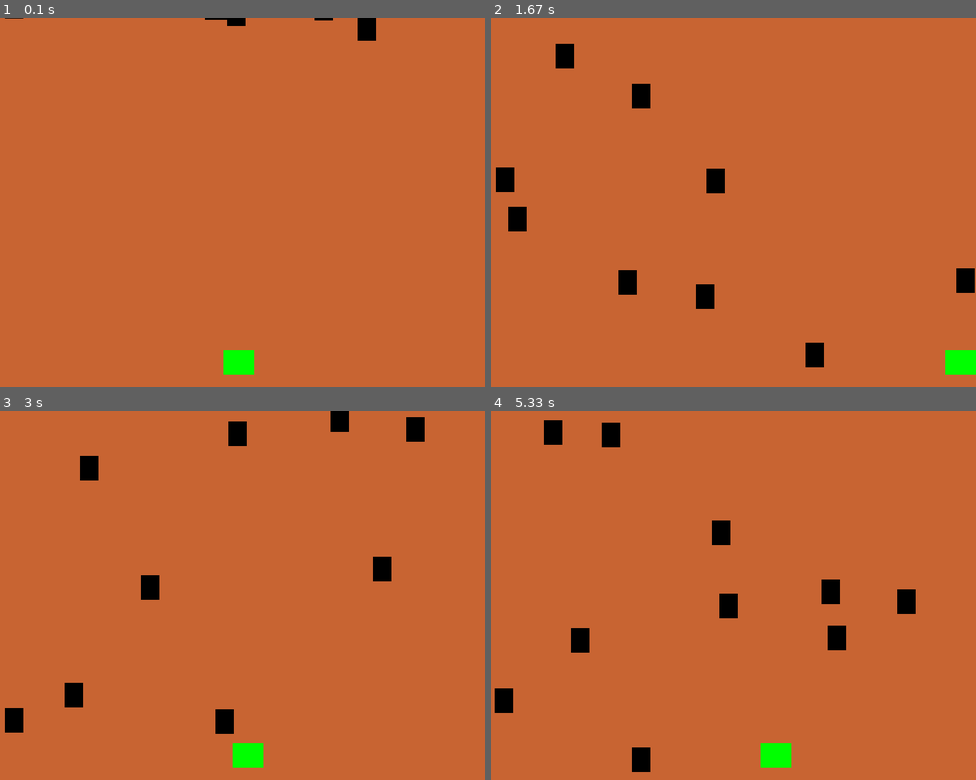
Above: before the commit, frames 1-4 (two rows, left to right).
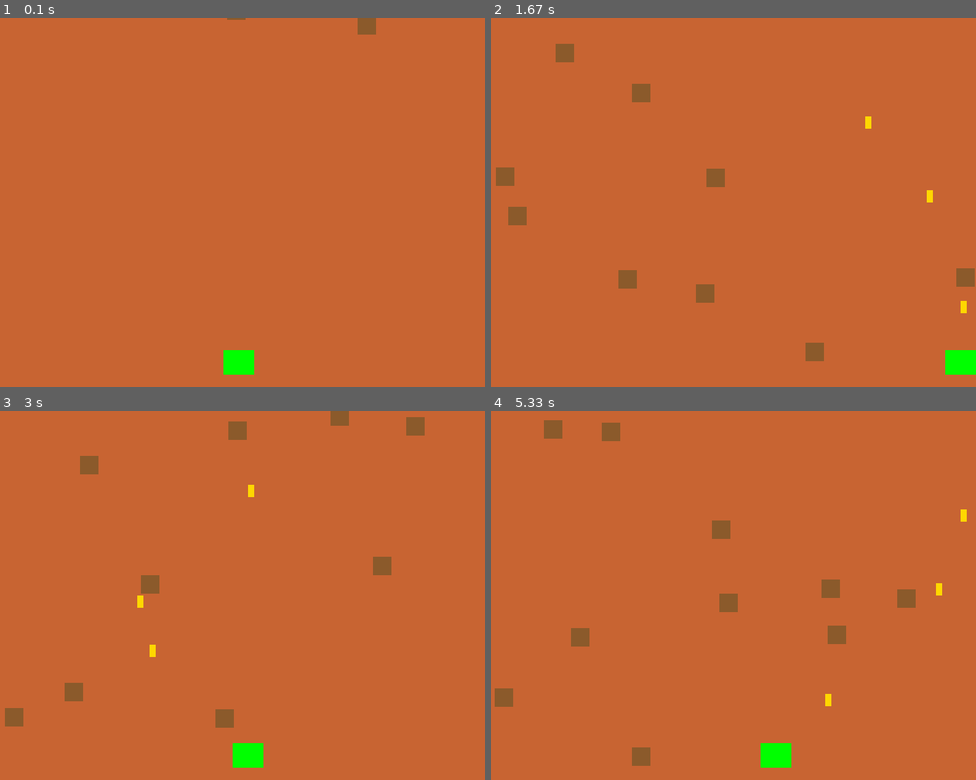
Above: after the commit, the same moments.

Repository: st10083010/pygame
Game: pygame game, started from MainGame.py
Same seed, same stepped clock (60 frames per second), same inputs: the game is played once before the commit and once after it.
Inputs:
- Up to frame 1 (0.1 s): no input
- Up to frame 2 (1.67 s): tap Space at 0.33, 0.73, 1.03, 1.23, 1.53 s; hold Right 0.67-1.13 s; hold Right 1.17-1.63 s
- Up to frame 3 (3 s): hold Left 1.67-2.2 s; tap Space at 1.73, 2.03, 2.3, 2.6, 2.73 s; hold Left 2.23-2.63 s; hold Right from 2.67 s (still down)
- Up to frame 4 (5.33 s): tap Space at 3.03, 3.4, 3.7, 3.9, 4.2, 4.4, 4.7, 4.9, 5.2 s; release Right at 3.3 s; hold Left 3.33-3.8 s; hold Right 3.83-4.3 s; hold Right 4.33-4.8 s; hold Left from 4.83 s (still down)

The runs differ from the first frame. In frame 1, 0.4% of the frame differs, in the area x 1-78%, y 0-7%; in frame 2, 2.4%; in frame 3, 2.4%; in frame 4, 2.7%, in the area x 0-99%, y 2-98%.

Commit message:
update: README,MainGame,Bullet

Diff:
--- /dev/null
+++ b/Bullet.py
@@ -0,0 +1,25 @@
+import pygame
+
+WIDTH = 800
+HEIGHT = 600
+
+bulletColor = (255, 215, 0)
+bulletSpeed = -10
+
+
+class Bullet(pygame.sprite.Sprite):
+    def __init__(self, x, y):
+        pygame.sprite.Sprite.__init__(self)  # 引入預設函式
+        self.image = pygame.Surface((10, 20))  # 圖像面積
+        self.image.fill(bulletColor)  # 圖像顏色
+
+        self.rect = self.image.get_rect()  # 定位
+        self.rect.x = x  # 座標
+        self.rect.y = y
+
+        self.speedy = bulletSpeed  # Y 軸速度控制
+
+    def update(self):
+        self.rect.y += self.speedy
+        if self.rect.bottom < 0:
+            self.kill()  # 當條件達成，檢查所有Sprite群組，當有Bullet在裡面，就會把它移除
--- a/MainGame.py
+++ b/MainGame.py
@@ -2,6 +2,8 @@
 
 import pygame
 import Rock
+import Bullet
+
 
 FPS = 60
 TITLE = pygame.display.set_caption("game")  # 標題
@@ -9,6 +11,8 @@
 HEIGHT = 600
 
 backgroundColor = (200, 100, 50)
+playerColor = (0, 255, 0)
+
 
 pygame.init()  # 遊戲初始化
 
@@ -20,7 +24,7 @@
     def __init__(self):
         pygame.sprite.Sprite.__init__(self)  # 引入預設函式
         self.image = pygame.Surface((50, 40))  # 玩家面積
-        self.image.fill((0, 255, 0))  # 玩家顏色
+        self.image.fill(playerColor)  # 玩家顏色
 
         self.rect = self.image.get_rect()  # 定位
         self.rect.centerx = WIDTH/2  # 初始座標 左上角為(0, 0) 正中央寫法
@@ -40,6 +44,10 @@
         if self.rect.left < 0:
             self.rect.left = 0
 
+    def shoot(self):
+        bullet = Bullet.Bullet(self.rect.centerx, self.rect.top)
+        allSprites.add(bullet)
+
 
 allSprites = pygame.sprite.Group()  # 建立群組，群組內的物件通通會被一起控制
 player = Player()
@@ -58,6 +66,9 @@
     for event in pygame.event.get():
         if event.type == pygame.QUIT:
             running = False
+        elif event.type == pygame.KEYDOWN:
+            if event.key == pygame.K_SPACE:
+                player.shoot()
 
     # 更新遊戲
     allSprites.update()  # 執行allSprites中每個物件的update函式
--- a/Rock.py
+++ b/Rock.py
@@ -4,12 +4,14 @@
 WIDTH = 800
 HEIGHT = 600
 
+rockColor = (139, 90, 43)
+
 
 class Rock(pygame.sprite.Sprite):
     def __init__(self):
         pygame.sprite.Sprite.__init__(self)  # 引入預設函式
-        self.image = pygame.Surface((30, 40))  # 石頭面積
-        self.image.fill((0, 0, 0))  # 石頭顏色
+        self.image = pygame.Surface((30, 30))  # 石頭面積
+        self.image.fill(rockColor)  # 石頭顏色
 
         self.rect = self.image.get_rect()  # 定位
         self.rect.x = random.randrange(0, WIDTH - self.rect.width)  # 座標
Not shown, changed: README.md
